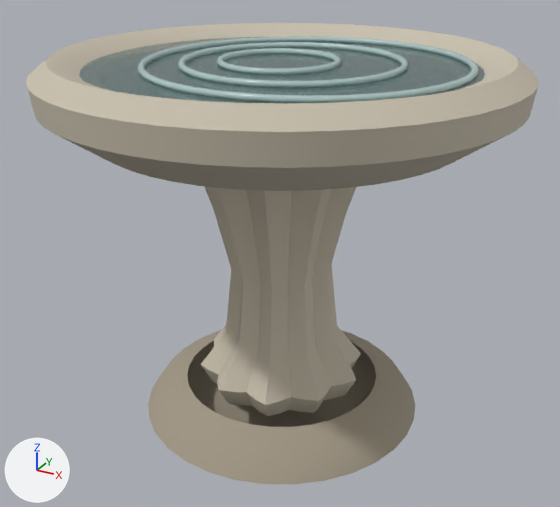
Renders of the glTF model public/models/birdbath_fountain.glb from each side of a commit.
Before and after are seen from a 50 mm lens placed at (0.476, -0.871, 0.685), pointed at (0.0, -0.005, 0.252). The lights are fixed; the arrows at lower left show +X, +Y and +Z. The older version comes first. Vertices at exactly the same position are counted once.

Script lines for the objects in view, before the commit:
```python
mat_mat_002 = principled_material('mat_002')
mat_mat_002.base_color = (0.212, 0.381, 0.381)  # greyish cyan #7fa6a6
mat_mat_002.roughness = 0.06
mat_mat_002.ior = 1.33
mat_mat_002.alpha = 0.82
mat_mat_002.transmission_weight = 0.6
me_bath_base = bpy.data.meshes.new('bath_base')
me_bath_base.from_pydata(...)  # 1712 vertices, 3294 faces; spans x -0.31..0.31, y -0.31..0.31, z 0.0..0.525
# faces by material slot: [222, 1156, 476, 1440]
me_bath_base.materials.append(mat_mat_001)  # beige #a69c8a
me_bath_base.materials.append(mat_mat_000)  # light grey #c9c0ae
me_bath_base.materials.append(mat_mat_002)  # greyish cyan #7fa6a6
me_bath_base.materials.append(mat_mat_003)  # pale blue #bfd9d7
ob_birdbath_fountain = bpy.data.objects.new('birdbath_fountain', me_bath_base)
ob_birdbath_fountain.location = (0.0, 0.0, 0.0)
```
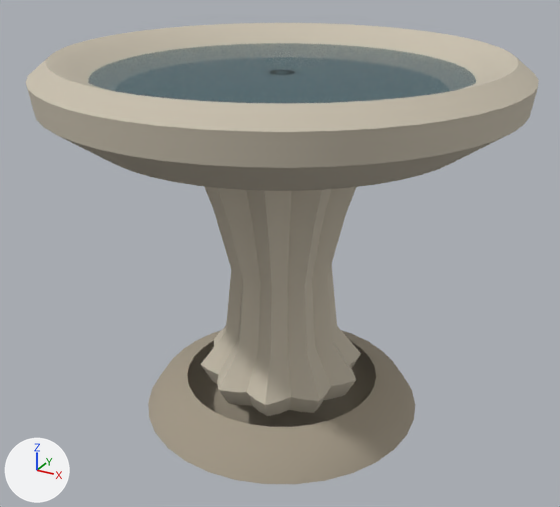
Changed parts and their boxes [x1, y1, x2, y2] in the pictures (560 x 507 px; the box of a moved part takes in the faces that stretch with it):
'birdbath_fountain', reshaped
    both: [26, 23, 539, 484]
part 1 of me_bath_base, rebuilt
    before: [137, 36, 479, 103]
    after: [88, 43, 476, 103]
part 2 of me_bath_base, deleted
    before: [178, 42, 408, 88]
part 3 of me_bath_base, moved or reshaped (not visible afterwards)
    before: [79, 37, 485, 103]
part 4 of me_bath_base, deleted
    before: [216, 48, 341, 75]

The change in detail:
In material 'mat_002' (mat_mat_002), transmission_weight is no longer 0.6.
Material 'fountain_water' (mat_fountain_water) is new.
Its base color is (0.0497, 0.147, 0.184) (dark cyan #3f6b77).
Its metallic is 0.02.
Its roughness is 0.24.
Its alpha is 0.66.
me_bath_base is used by ob_birdbath_fountain; location (0.0, 0.0, 0.0).
me_bath_base had 1712 vertices, 3294 faces and spanned x -0.31..0.31, y -0.31..0.31, z 0.0..0.525.
me_bath_base now has 1761 vertices, 3342 faces and spans x -0.31..0.31, y -0.31..0.31, z 0.0..0.525.
me_bath_base part 1: the loose piece of 240 vertices spanning x -0.179..0.24, y -0.199..0.22, z 0.508..0.516 is rebuilt with 769 vertices and now spans x -0.265..0.265, y -0.265..0.265, z 0.5, in mat_fountain_water (dark cyan #3f6b77).
me_bath_base part 2: the loose piece of 240 vertices spanning x -0.134..0.155, y -0.134..0.155, z 0.508..0.516 is deleted.
me_bath_base part 3: 240 vertices moved from x -0.265..0.265, y -0.265..0.265, z 0.491..0.509 to x -0.25..0.25, y -0.25..0.25, z 0.472..0.484.
me_bath_base part 4: 240 vertices removed from x -0.09..0.07, y -0.07..0.09, z 0.508..0.516.
me_bath_base no longer uses material mat_mat_003 (pale blue #bfd9d7).
me_bath_base gains material mat_fountain_water (dark cyan #3f6b77).
